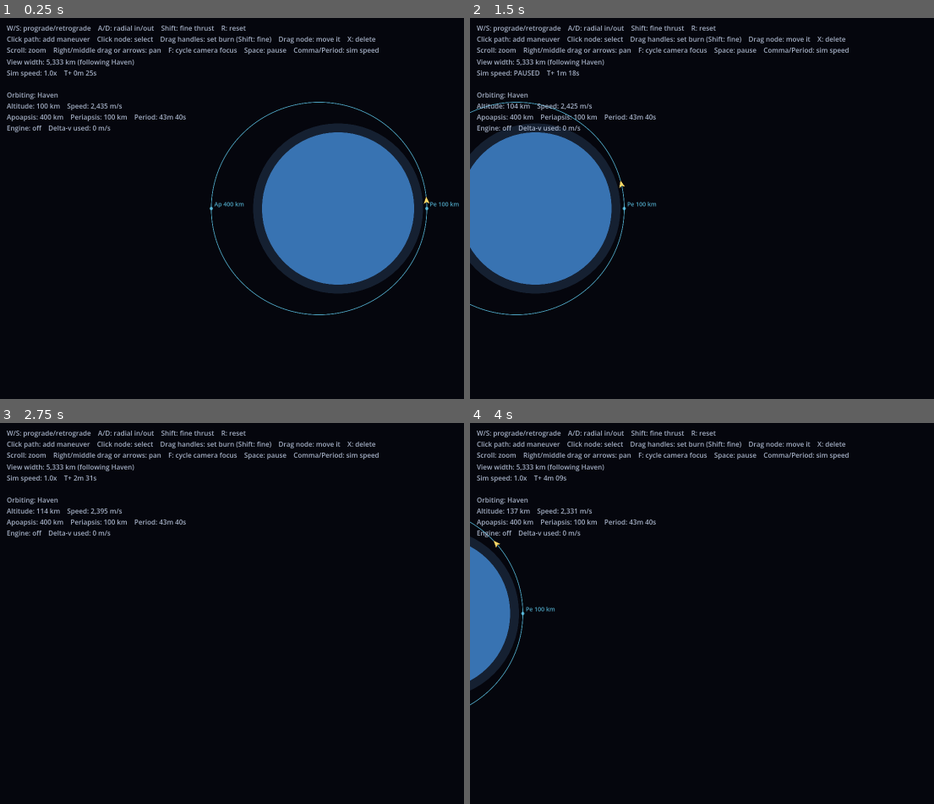
Above: before the commit, frames 1-4 (two rows, left to right).
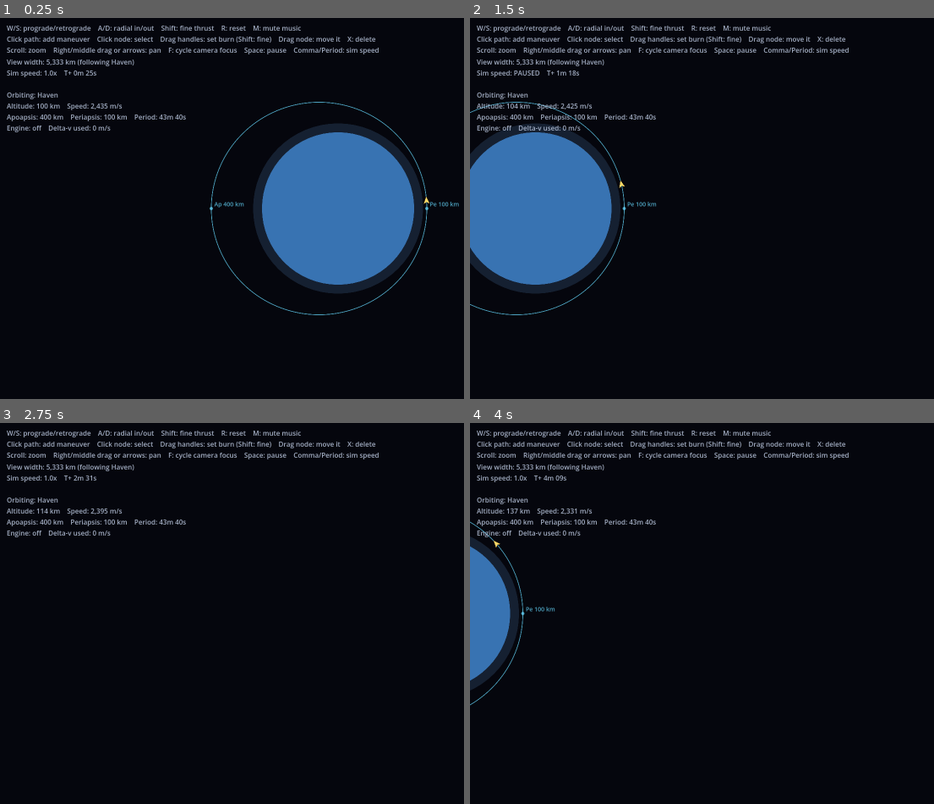
Above: after the commit, the same moments.

Repository: gabrielvotaw/orbital-toy
Game: Godot game, scene res://scenes/main.tscn
Same seed, same stepped clock (60 frames per second), same inputs: the game is played once before the commit and once after it.
Inputs (mouse positions are in pixels of both pictures, inside the frame that each line leads up to):
- Up to frame 1 (0.25 s): no input
- Up to frame 2 (1.5 s): tap Enter at 0.5 s; move the mouse to (outside the picture) at 0.52 s; hold Right 0.53-1.25 s; tap M at 0.6 s; click (outside the picture) at 0.67 s; tap Space at 0.77 s; drag from (674, 227) to (776, 284) at 1.27 s
- Up to frame 3 (2.75 s): tap Space at 2 s; move the mouse to (403, 529) at 2.02 s; hold Right from 2.03 s (still down); tap X at 2.1 s; tap M at 2.3 s
- Up to frame 4 (4 s): release Right at 2.75 s; tap Enter at 2.75 s; drag from (776, 689) to (604, 556) at 2.77 s; tap Space at 3.5, 3.77 s; move the mouse to (outside the picture) at 3.52 s; hold Left from 3.53 s (still down); hold Shift from 3.53 s (still down); tap M at 3.8 s

The runs differ from the first frame. In frame 1, less than 0.1% of the frame differs, in the area x 54-65%, y 2-4%; in frame 2, less than 0.1%; in frame 3, less than 0.1%; in frame 4, less than 0.1%.

Commit message:
Add looping ambient background music (M to mute)

Diff:
--- a/scenes/main.tscn
+++ b/scenes/main.tscn
@@ -7,6 +7,8 @@
 [ext_resource type="Script" path="res://scripts/trajectory_view.gd" id="5_trajectory_view"]
 [ext_resource type="Script" path="res://scripts/ship.gd" id="6_ship"]
 [ext_resource type="Script" path="res://scripts/maneuver_planner.gd" id="7_planner"]
+[ext_resource type="Script" path="res://scripts/music.gd" id="8_music"]
+[ext_resource type="AudioStream" path="res://audio/space_ambient.ogg" id="9_music_stream"]
 
 [node name="Main" type="Node2D"]
 
@@ -50,6 +52,11 @@
 script = ExtResource("3_camera")
 focus_targets = [NodePath("../Haven"), NodePath("../Ship"), NodePath("../Pale")]
 
+[node name="Music" type="AudioStreamPlayer" parent="."]
+stream = ExtResource("9_music_stream")
+volume_db = -6.0
+script = ExtResource("8_music")
+
 [node name="HUD" type="CanvasLayer" parent="." node_paths=PackedStringArray("ship")]
 script = ExtResource("4_hud")
 ship = NodePath("../Ship")
@@ -58,7 +65,7 @@
 offset_left = 16.0
 offset_top = 12.0
 theme_override_colors/font_color = Color(0.8, 0.85, 0.95, 0.8)
-text = "W/S: prograde/retrograde    A/D: radial in/out    Shift: fine thrust    R: reset\nClick path: add maneuver    Click node …(202 unchanged characters)…
+text = "W/S: prograde/retrograde    A/D: radial in/out    Shift: fine thrust    R: reset    M: mute music\nClick path: add maneuver    Click node …(202 unchanged characters)…
 
 [node name="InfoLabel" type="Label" parent="HUD"]
 offset_left = 16.0
--- /dev/null
+++ b/scripts/music.gd
@@ -0,0 +1,13 @@
+extends AudioStreamPlayer
+
+## Background music. M mutes and unmutes.
+
+
+func _ready() -> void:
+	(stream as AudioStreamOggVorbis).loop = true
+	play()
+
+
+func _unhandled_input(event: InputEvent) -> void:
+	if event is InputEventKey and event.pressed and not event.echo and event.physical_keycode == KEY_M:
+		stream_paused = not stream_paused
Not shown, added: audio/space_ambient.ogg.import
Not shown: 1 places in scenes/main.tscn that only renumber resources
Not shown, added: scripts/music.gd.uid
Not shown, added: tools/.gdignore
Not shown, changed: README.md
Not shown, added: audio/space_ambient.ogg
Not shown, added: tools/make_music.py
